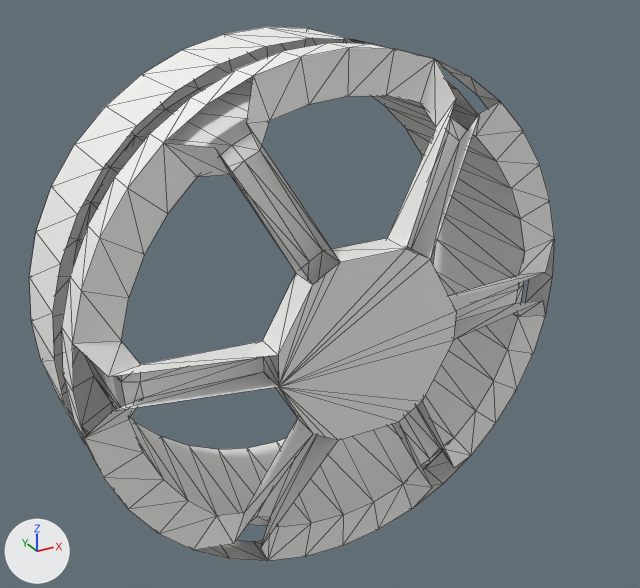
The glTF model models/mrsim/Motor33mm.glb: old version first, new version second.
The view is the same before and after, from a 50 mm camera at (-0.0246, -0.0515, 0.0233) aimed at (-0.0024, -0.0111, 0.0031). Lighting does not change. The marker at lower left points along +X, +Y and +Z. The first picture is the older version. Mesh edges are drawn as thin lines. Vertices at exactly the same position are counted once.
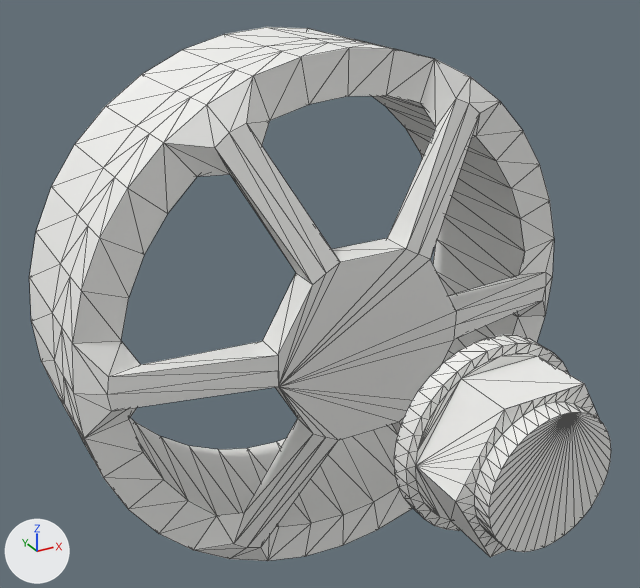
Boxes (x1, y1, x2, y2) around the edits, measured in the pictures (640 x 588 px):
'Mesh_0', reshaped (11% wider): before (29, 27, 554, 561); after (29, 27, 611, 561)
part 1 of me_mesh_0, added: after (394, 335, 611, 557)
part 2 of me_mesh_0, built on: before (72, 203, 93, 345); after (53, 38, 554, 561)

What changed in the scene script:
```text
Change me_mesh_0:
    used by ob_mesh_0; location = (0.0, 0.0, 0.0)
    remove me_mesh_0.from_pydata(...)  # 282 vertices, 481 faces; spans x -0.0164..0.0164, y -0.013..0.0, z -0.0164..0.0164
    add me_mesh_0.from_pydata(...)  # 504 vertices, 1028 faces; spans x -0.0164..0.0164, y -0.028..0.0, z -0.0164..0.0164
    me_mesh_0 part 1: a new loose piece of 216 vertices spanning x -0.005..0.005, y -0.028..-0.023, z -0.005..0.005, in mat_material_0 (white #f3f3f1)
    me_mesh_0 part 2
    1 face is deleted
    6 vertices are added at (-0.0074, -0.011, -0.0129), (-0.0149, -0.011, 0.0), (0.0074, -0.011, -0.0129), (0.0149, -0.011, 0.0), (0.0074, -0.011, 0.0129), (-0.0074, -0.011, 0.0129)
    120 new faces join them
```
